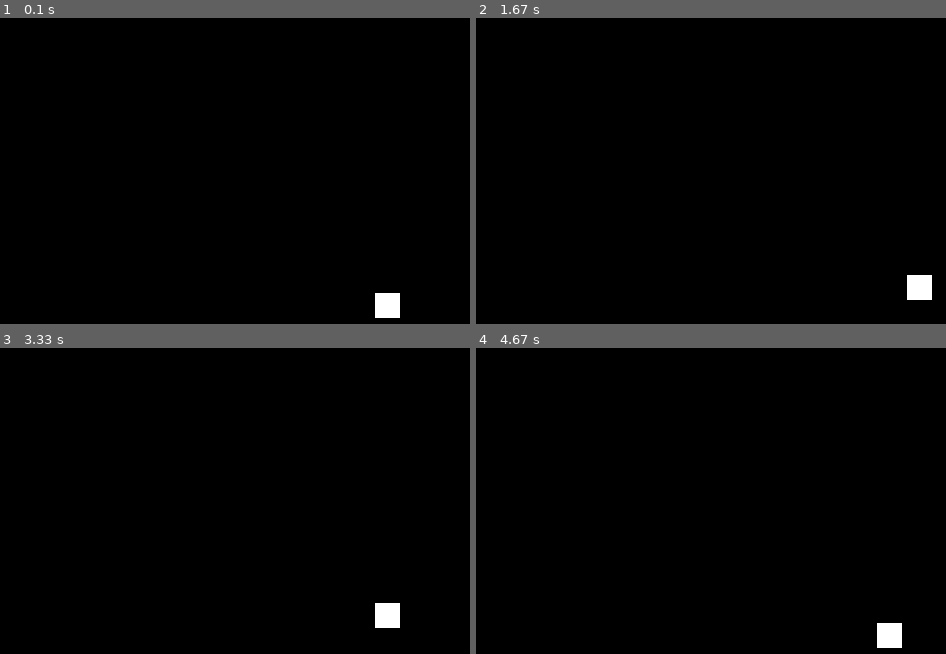
Above: before the commit, frames 1-4 (two rows, left to right).
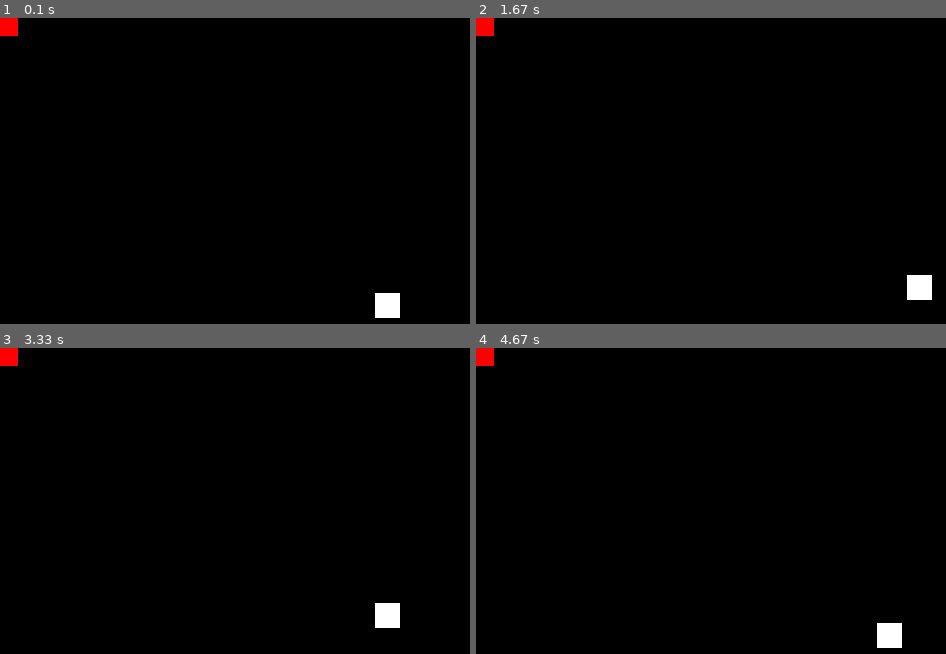
Above: after the commit, the same moments.

Repository: TANFIRSTGOD/pygame-ai-test
Game: pygame game, started from main.py
The game is run twice, just before and just after one commit, with the same random seed, the same clock (stepped at 60 frames per second) and the same inputs.
Inputs:
- Up to frame 1 (0.1 s): no input
- Up to frame 2 (1.67 s): hold D 0.33-0.8 s; hold W 0.83-1.13 s; hold D 1.17-1.63 s
- Up to frame 3 (3.33 s): hold A 1.67-2.2 s; hold S 2.23-2.53 s; hold A 2.57-2.97 s; hold W from 3 s (still down)
- Up to frame 4 (4.67 s): release W at 3.37 s; hold D 3.4-4.03 s; hold S 4.07-4.43 s; hold A from 4.47 s (still down)

The runs differ from the first frame. In frame 1, 0.2% of the frame differs, in the area x 0-4%, y 0-6%; in frame 2, 0.2%; in frame 3, 0.2%; in frame 4, 0.2%.

Commit message:
enemySetup

Diff:
--- a/main.py
+++ b/main.py
@@ -4,6 +4,7 @@
 
 BACKGROUND_COLOR = (0,0,0)
 PRIMARY_COLOR = (255,255,255)
+ENEMY_COLOR = (255,0,0)
 
 SCREEN_WIDTH = 800
 SCREEN_HEIGHT = 600
@@ -21,12 +22,25 @@
 PLAYER_HEIGHT = 25
 player_rect = pygame.Rect(playerx, playery, PLAYER_WIDTH, PLAYER_HEIGHT)
 
+#enemy setup
+
+enemyx = 0
+enemyy = 0
+ENEMY_WIDTH = 18
+ENEMY_HEIGHT = 18
+enemy_rect = pygame.Rect(playerx, playery, PLAYER_WIDTH, PLAYER_HEIGHT)
+
 holdingA = False
 holdingW = False
 holdingD = False
 holdingS = False
 
 speed = 1.5
+
+#functions
+
+#def enemy_pathfinding(playerx, playery, enemyx, enemyy, enemySpeed):
+
 
 while True:
     for event in pygame.event.get():
@@ -71,10 +85,12 @@
         speed = 1
 
     player_rect = pygame.Rect(playerx, playery, PLAYER_WIDTH, PLAYER_HEIGHT)
+    enemy_rect = pygame.Rect(enemyx, enemyy, ENEMY_WIDTH, ENEMY_HEIGHT)
 
     screen.fill(BACKGROUND_COLOR)
 
     pygame.draw.rect(screen, PRIMARY_COLOR, player_rect)
+    pygame.draw.rect(screen, ENEMY_COLOR, enemy_rect)
 
     pygame.display.flip()
 
